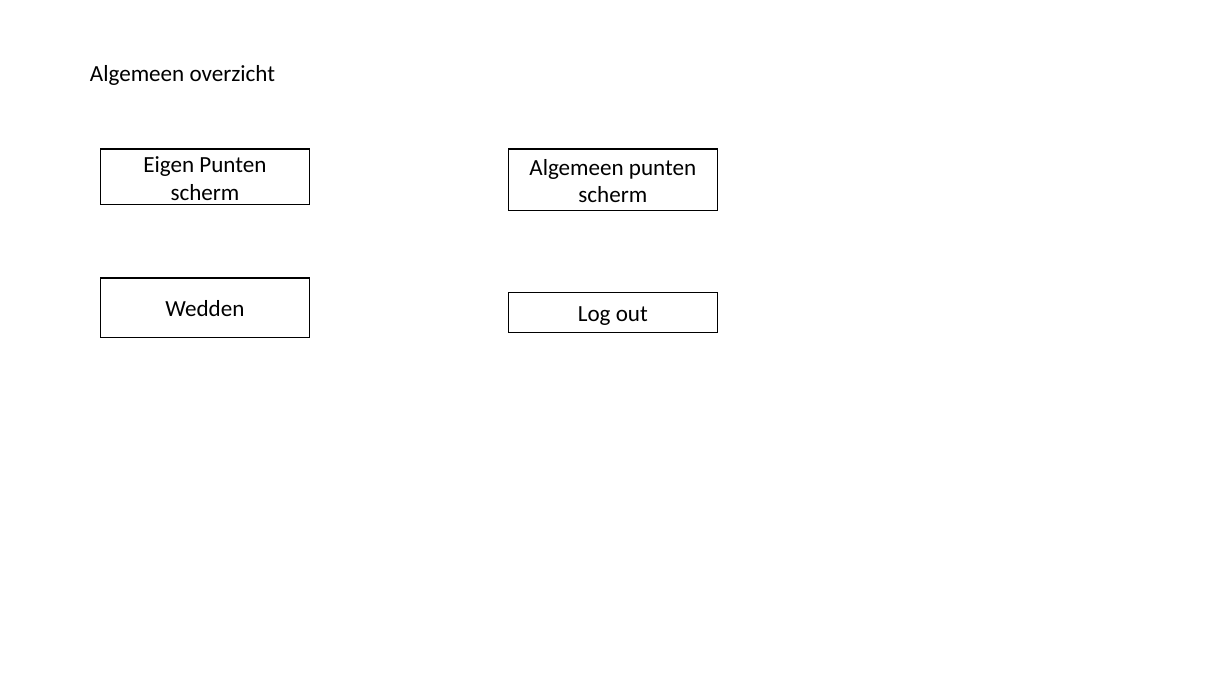
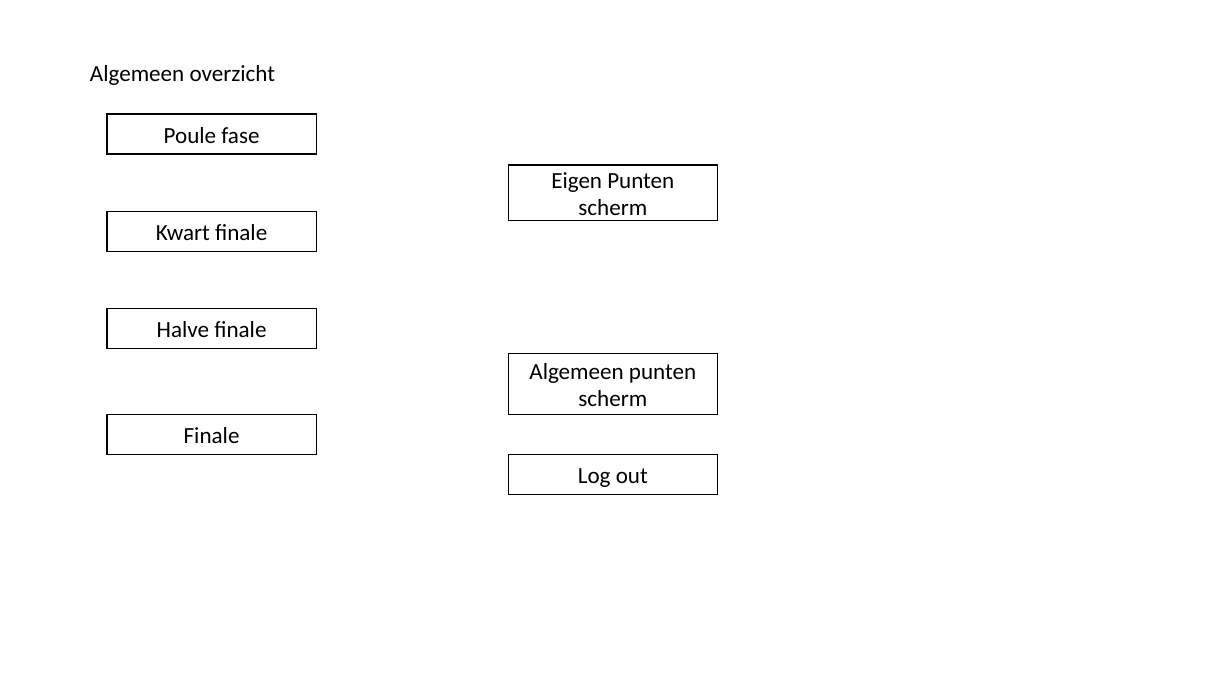
Before and after one commit to Teunimli/Projectzaalvoetbal, a slide deck: slide 2 of Documentatie/Scherm verloop.pptx. Drawn at 1232x693 pixels with LibreOffice and Linux fonts; fonts in the diff are those of the drawing. Boxes give left, top, right and bottom in pixels: in the first picture for what was removed or moved away, otherwise in the second. Text is boxed around its words. In the diff, an @@ line names an element or a change of style, - is before the commit and + after.

```diff
--- a/Documentatie/Scherm verloop.pptx
+++ b/Documentatie/Scherm verloop.pptx
@@ action button blank added at <box>107,115,317,154</box>, fill #FFFFFF, outline #000000 1 pt, 18 pt, text #000000 @@
+Poule fase
@@ action button blank "Eigen Punten scherm": place and size @@
-action button blank "Eigen Punten scherm" at <box>101,149,311,204</box>
+action button blank "Eigen Punten scherm" at <box>508,165,718,221</box>
@@ action button blank added at <box>107,212,317,251</box>, fill #FFFFFF, outline #000000 1 pt, 18 pt, text #000000 @@
+Kwart finale
@@ action button blank removed at <box>101,278,311,337</box> @@
-Wedden
@@ action button blank added at <box>107,309,317,348</box>, fill #FFFFFF, outline #000000 1 pt, 18 pt, text #000000 @@
+Halve finale
@@ action button blank "Algemeen punten scherm": place and size @@
-action button blank "Algemeen punten scherm" at <box>508,149,718,210</box>
+action button blank "Algemeen punten scherm" at <box>508,353,718,414</box>
@@ action button blank added at <box>107,414,317,454</box>, fill #FFFFFF, outline #000000 1 pt, 18 pt, text #000000 @@
+Finale
@@ action button blank "Log out": place and size @@
-action button blank "Log out" at <box>508,292,718,332</box>
+action button blank "Log out" at <box>508,455,718,494</box>
```
Also in this commit, not shown: 1 other slide changed.
